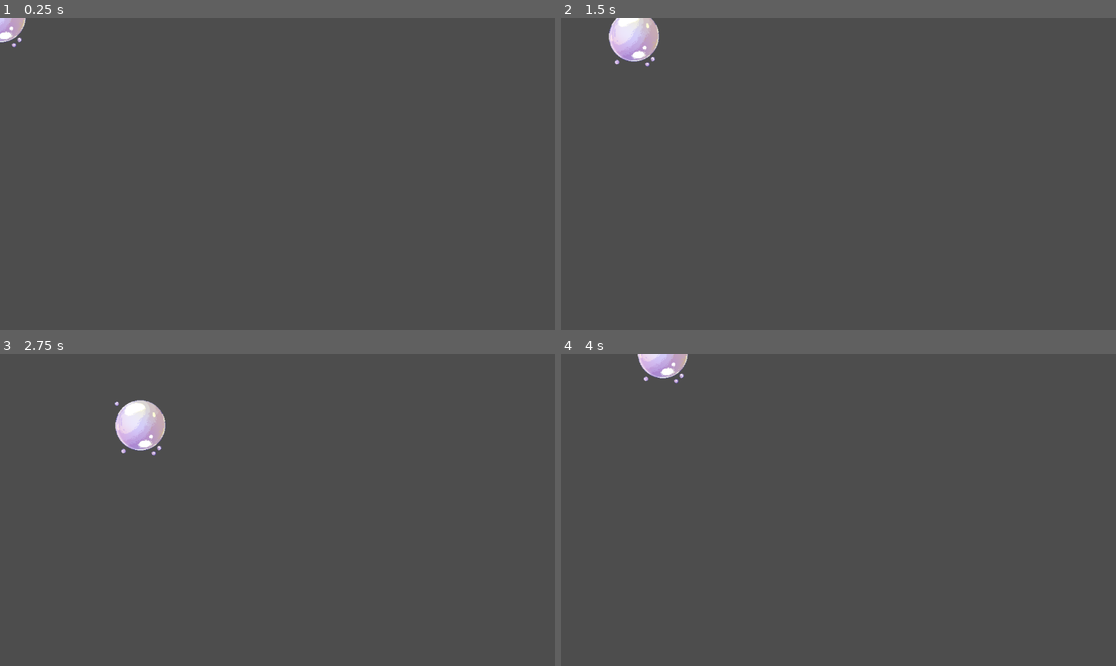
Above: before the commit, frames 1-4 (two rows, left to right).
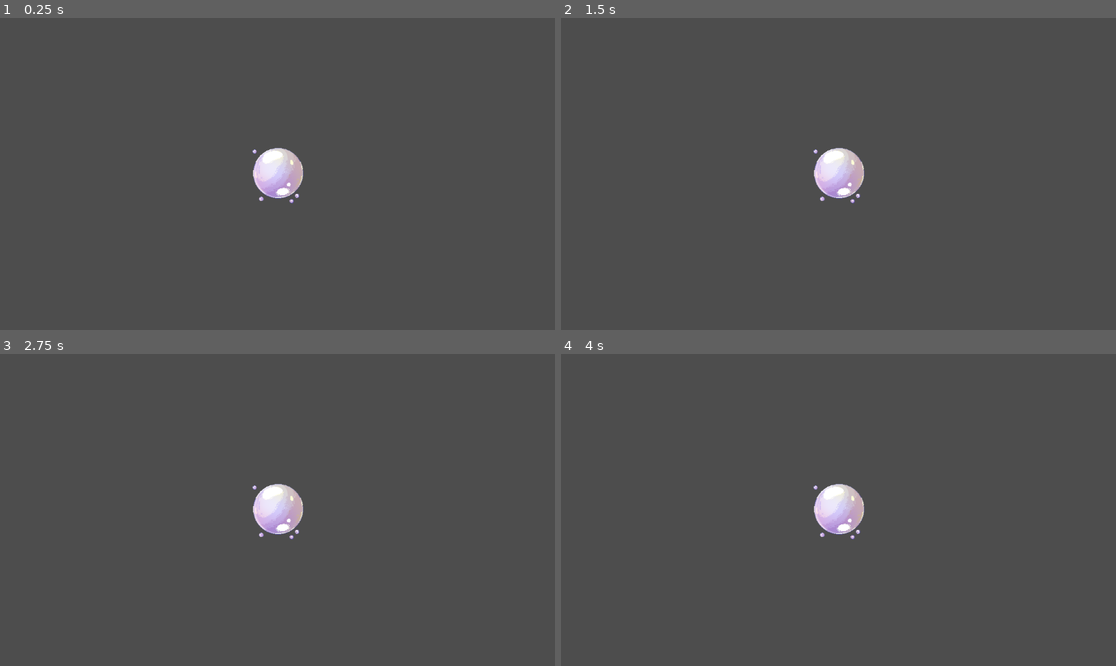
Above: after the commit, the same moments.

Repository: Achilleasein/ggj-2025
Game: Godot game, scene res://Bubble_Main/Bubble.tscn
Same seed, same stepped clock (60 frames per second), same inputs: the game is played once before the commit and once after it. The project has no main scene, so this scene is started directly.
Inputs (mouse positions are in pixels of both pictures, inside the frame that each line leads up to):
- Up to frame 1 (0.25 s): no input
- Up to frame 2 (1.5 s): tap Enter at 0.5 s; move the mouse to (960, 158) at 0.52 s; hold D (ui_right) 0.53-1.28 s; move the mouse to (727, 189) at 1.27 s; hold S (ui_down) from 1.28 s (still down)
- Up to frame 3 (2.75 s): move the mouse to (333, 441) at 2.02 s; release S (ui_down) at 2.03 s; hold D (ui_right) from 2.03 s (still down)
- Up to frame 4 (4 s): move the mouse to (810, 572) at 2.77 s; release D (ui_right) at 2.78 s; hold W (ui_up) 2.78-3.53 s; move the mouse to (1005, 556) at 3.52 s; hold A (ui_left) from 3.53 s (still down)

The runs differ from the first frame. In frame 1, 1.5% of the frame differs, in the area x 0-55%, y 0-60%; in frame 2, 2.3%; in frame 3, 2.4%, in the area x 20-55%, y 14-60%; in frame 4, 1.8%.

Commit message:
Enemy Spawner
Spawns enemies to the left and right side of the player, flipping the sprite accordingly.

Diff:
--- a/Bubble_Main/Bubble.tscn
+++ b/Bubble_Main/Bubble.tscn
@@ -16,6 +16,8 @@
 [node name="CollisionShape2D" type="CollisionShape2D" parent="."]
 shape = SubResource("CircleShape2D_obl68")
 
+[node name="Camera2D" type="Camera2D" parent="."]
+
 [node name="Timer" type="Timer" parent="."]
 
 [node name="Marker2D" type="Marker2D" parent="."]
--- a/Bubble_Main/bullet.tscn
+++ b/Bubble_Main/bullet.tscn
@@ -1,22 +1,27 @@
 [gd_scene load_steps=4 format=3 uid="uid://p1ibv7vaql0d"]
 
-[ext_resource type="Texture2D" uid="uid://usq1ovgl1k6l" path="res://Images/Bubble.png" id="1_leusr"]
+[ext_resource type="Texture2D" uid="uid://coac1xhrjgu3d" path="res://Images/bubble bullet.png" id="1_ru4uk"]
 [ext_resource type="Script" path="res://Scripts/bullet.gd" id="2_mggxi"]
 
 [sub_resource type="CircleShape2D" id="CircleShape2D_47815"]
+radius = 23.1325
 
 [node name="Sprite2D" type="Sprite2D"]
-texture = ExtResource("1_leusr")
+position = Vector2(-5, 0)
+scale = Vector2(0.259375, 0.256688)
+texture = ExtResource("1_ru4uk")
 script = ExtResource("2_mggxi")
 
 [node name="Area2D" type="Area2D" parent="."]
+position = Vector2(-30.8434, 74.02)
 
 [node name="CollisionShape2D" type="CollisionShape2D" parent="Area2D"]
-position = Vector2(0, -4)
+position = Vector2(50.1205, -74.02)
 shape = SubResource("CircleShape2D_47815")
 
 [node name="VisibleOnScreenNotifier2D" type="VisibleOnScreenNotifier2D" parent="."]
-position = Vector2(0, -4)
+position = Vector2(19.2771, 0)
+scale = Vector2(2.04217, 2.05831)
 
 [connection signal="body_entered" from="Area2D" to="." method="_on_area_2d_body_entered"]
 [connection signal="screen_exited" from="VisibleOnScreenNotifier2D" to="." method="_on_visible_on_screen_notifier_2d_screen_exited"]
--- a/Bubble_Main/enemy_bullet.tscn
+++ b/Bubble_Main/enemy_bullet.tscn
@@ -1,23 +1,26 @@
 [gd_scene load_steps=4 format=3 uid="uid://dfh68hfimoviw"]
 
-[ext_resource type="Texture2D" uid="uid://ckr7glknhl3ob" path="res://Images/mud bullet placeholder.png" id="1_t4e1b"]
+[ext_resource type="Texture2D" uid="uid://dgt46cu2ui628" path="res://Images/mud bullet.png" id="1_onlfn"]
 [ext_resource type="Script" path="res://Scripts/enemy_bullet.gd" id="2_qbfve"]
 
 [sub_resource type="CircleShape2D" id="CircleShape2D_k2pnn"]
-radius = 9.0
+radius = 21.3333
 
 [node name="EnemyBullet" type="Sprite2D"]
-texture = ExtResource("1_t4e1b")
+position = Vector2(-6, -1)
+scale = Vector2(0.28125, 0.28418)
+texture = ExtResource("1_onlfn")
 script = ExtResource("2_qbfve")
 
 [node name="Area2D" type="Area2D" parent="."]
 
 [node name="CollisionShape2D" type="CollisionShape2D" parent="Area2D"]
-position = Vector2(0, -1)
+position = Vector2(21.3333, 3.5189)
 shape = SubResource("CircleShape2D_k2pnn")
 
 [node name="VisibleOnScreenNotifier2D" type="VisibleOnScreenNotifier2D" parent="."]
-position = Vector2(0, -1)
+position = Vector2(21.3333, 3.5189)
+scale = Vector2(1.95556, 1.93539)
 
 [connection signal="body_entered" from="Area2D" to="." method="_on_area_2d_body_entered"]
 [connection signal="screen_exited" from="VisibleOnScreenNotifier2D" to="." method="_on_visible_on_screen_notifier_2d_screen_exited"]
--- /dev/null
+++ b/Bubble_Main/enemy_spawner.tscn
@@ -0,0 +1,6 @@
+[gd_scene load_steps=2 format=3 uid="uid://c5h7njwrvtydd"]
+
+[ext_resource type="Script" path="res://Scripts/enemy_spawner.gd" id="1_b2r7x"]
+
+[node name="Enemy_spawner" type="Node2D"]
+script = ExtResource("1_b2r7x")
--- /dev/null
+++ b/Scripts/enemy_spawner.gd
@@ -0,0 +1,34 @@
+extends Node2D
+@export var enemy_scene: PackedScene
+@export var spawn_distance : float = 350.0 #Distance from player to spawn
+@export var spawn_interval : float = 2.0 #Time between enemy spawns
+
+var player: CharacterBody2D
+
+func _ready():
+	player = get_tree().get_root().get_node("res://Bubble_Main/Bubble.tscn")
+	start_spawning()
+
+
+func start_spawning():
+	var spawn_timer = Timer.new()
+	spawn_timer.wait_time = spawn_interval
+	spawn_timer.one_shot = false
+	spawn_timer.autostart = true
+	add_child(spawn_timer)
+	spawn_timer.connect("timeout",Callable(self,"_spawn_enemy"))
+
+func _spawn_enemy():
+	if not player:
+		return
+	var spawn_side = randf() > 0.5 #True for right side, false for left
+	var spawn_position = player.global_position
+	if spawn_side:
+		spawn_position.x += spawn_distance
+	else:
+		spawn_position.x -= spawn_distance
+	var enemy = enemy_scene.instantiate()
+	enemy.global_position = spawn_position
+	if spawn_side and enemy.has_node("Sprite2D"):
+		enemy.get_node("Sprite2D").flip_h = true
+	get_tree().get_root().add_child(enemy)
Binary file added: Images/bubble bullet.png
Not shown, added: Images/bubble bullet.png.import
Binary file added: Images/mud bullet.png
Not shown, added: Images/mud bullet.png.import
